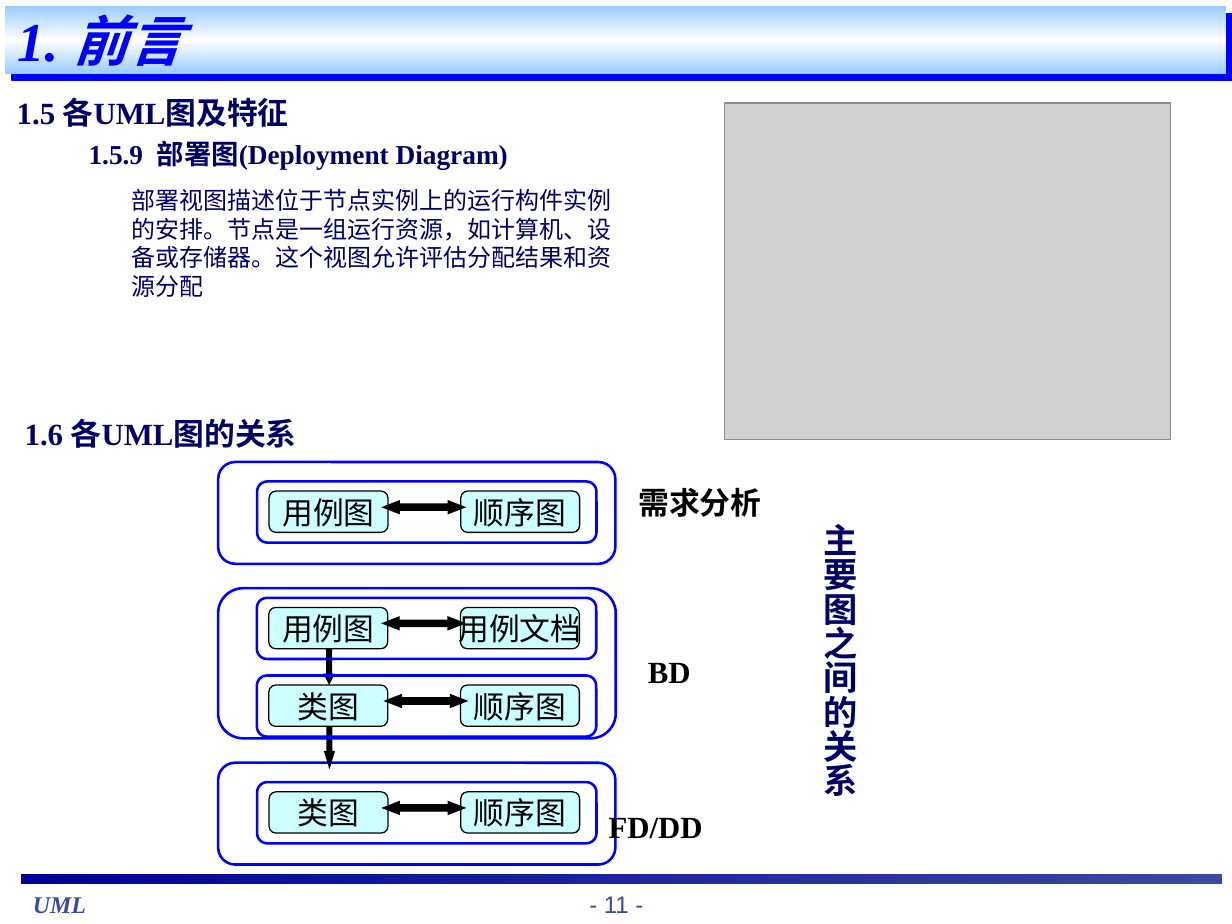
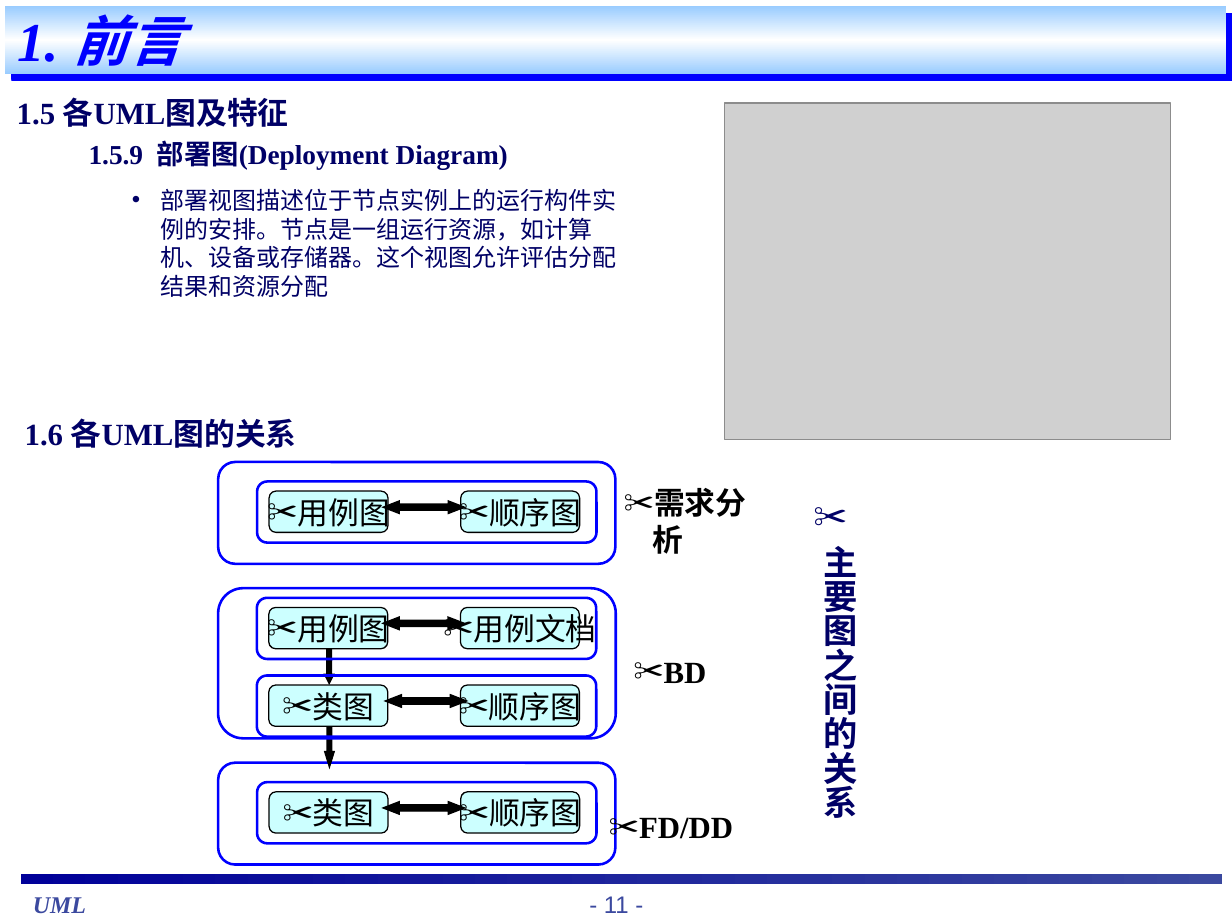
Before and after one commit to hfpf/Note, a slide deck: slide 11 of UML/staruml_教程.ppt. Drawn at 1232x924 pixels with LibreOffice and Linux fonts; fonts in the diff are those of the drawing; grey boxes stand for pictures. Boxes give left, top, right and bottom in pixels: in the first picture for what was removed or moved away, otherwise in the second. Text is boxed around its words. In the diff, an @@ line names an element or a change of style, - is before the commit and + after.

```diff
--- a/UML/staruml_教程.ppt
+++ b/UML/staruml_教程.ppt
@@ text "部署视图描述位于节点实例上的运行构件实例的安排。节点是一组运行资源，如计算机、设备或存储器。这个视图允许评估分配结果和资 ..." at (x1=161, y1=189, x2=617, y2=297): bullet none to • @@
@@ text "需求分析" moved from (x1=638, y1=487, x2=761, y2=517) to (x1=653, y1=488, x2=746, y2=554) @@
@@ proportions changed in 4 elements at (x1=383, y1=802, x2=464, y2=814), (x1=386, y1=695, x2=467, y2=707), (x1=383, y1=617, x2=464, y2=630), (x1=383, y1=501, x2=464, y2=514) @@
@@ text "主要图之间的关系" moved from (x1=823, y1=524, x2=857, y2=796) to (x1=823, y1=546, x2=857, y2=818) @@
@@ bullet none to ✂ in 12 elements at (x1=269, y1=792, x2=387, y2=834), (x1=461, y1=792, x2=579, y2=834), (x1=639, y1=817, x2=733, y2=839), (x1=269, y1=685, x2=388, y2=727), (x1=461, y1=685, x2=580, y2=727), (x1=269, y1=607, x2=388, y2=649), (x1=461, y1=607, x2=580, y2=649), (x1=269, y1=492, x2=387, y2=533), (x1=461, y1=492, x2=579, y2=533), (x1=823, y1=546, x2=857, y2=818), (x1=653, y1=488, x2=746, y2=554), (x1=664, y1=662, x2=707, y2=683) @@
@@ text "BD" moved from (x1=648, y1=662, x2=691, y2=683) to (x1=664, y1=662, x2=707, y2=683) @@
```
Also in this commit, not shown: 45 other slides changed.
